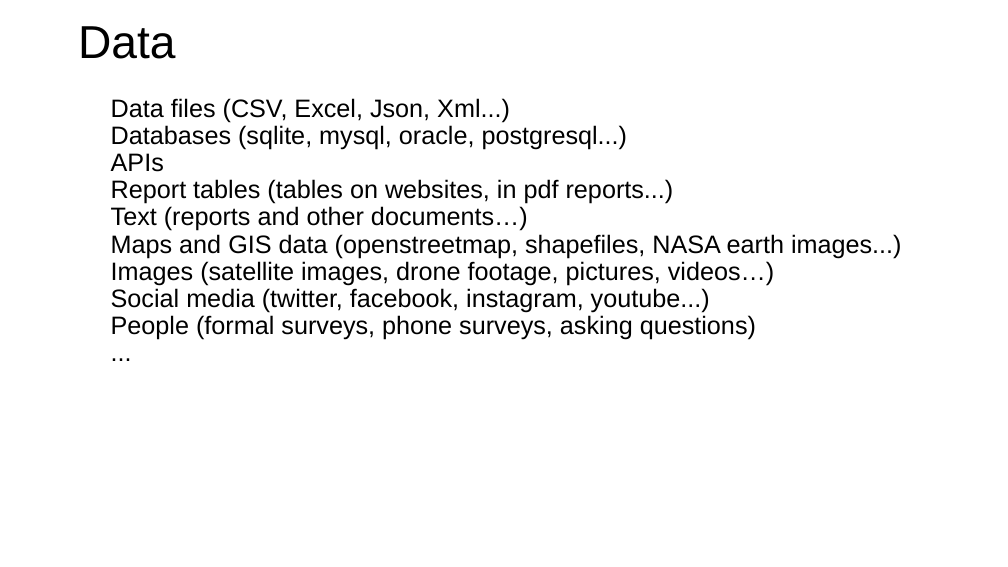
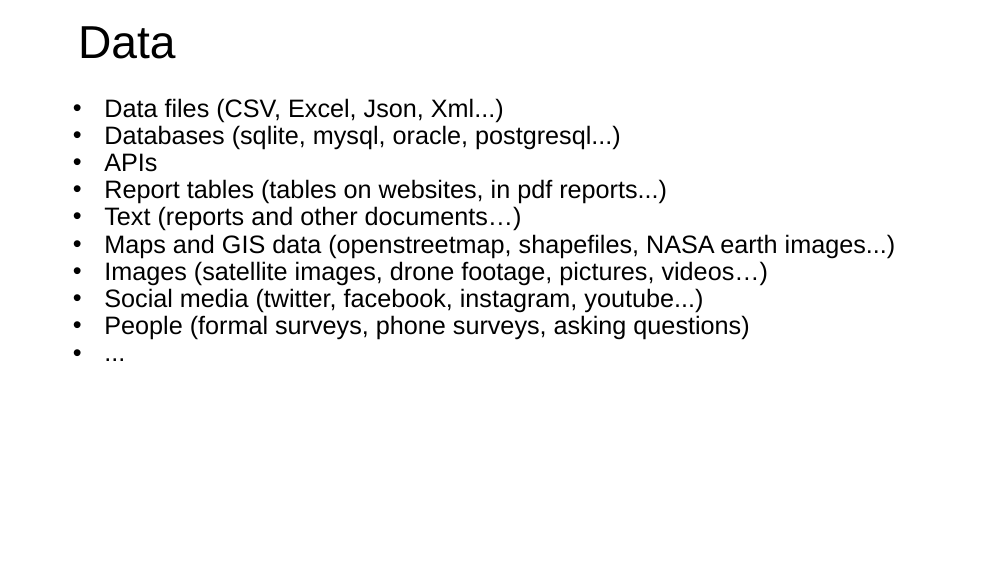
Before and after one commit to bodacea/datascienceforbeginners, a slide deck: slide 5 of Session 03 Acquiring data.ppt (slide 4 before the commit). Drawn at 1008x567 pixels with LibreOffice and Linux fonts; fonts in the diff are those of the drawing. Boxes give left, top, right and bottom in pixels: in the first picture for what was removed or moved away, otherwise in the second. Text is boxed around its words. In the diff, an @@ line names an element or a change of style, - is before the commit and + after.

```diff
--- a/Session 03 Acquiring data.ppt
+++ b/Session 03 Acquiring data.ppt
@@ text "Data files (CSV, Excel, Json, ..." at (104,98,896,340): indent changed; bullet colour #FFFFFF to #000000 @@
```
Also in this commit, not shown: 9 other slides changed, 3 slides added, 12 other files.
